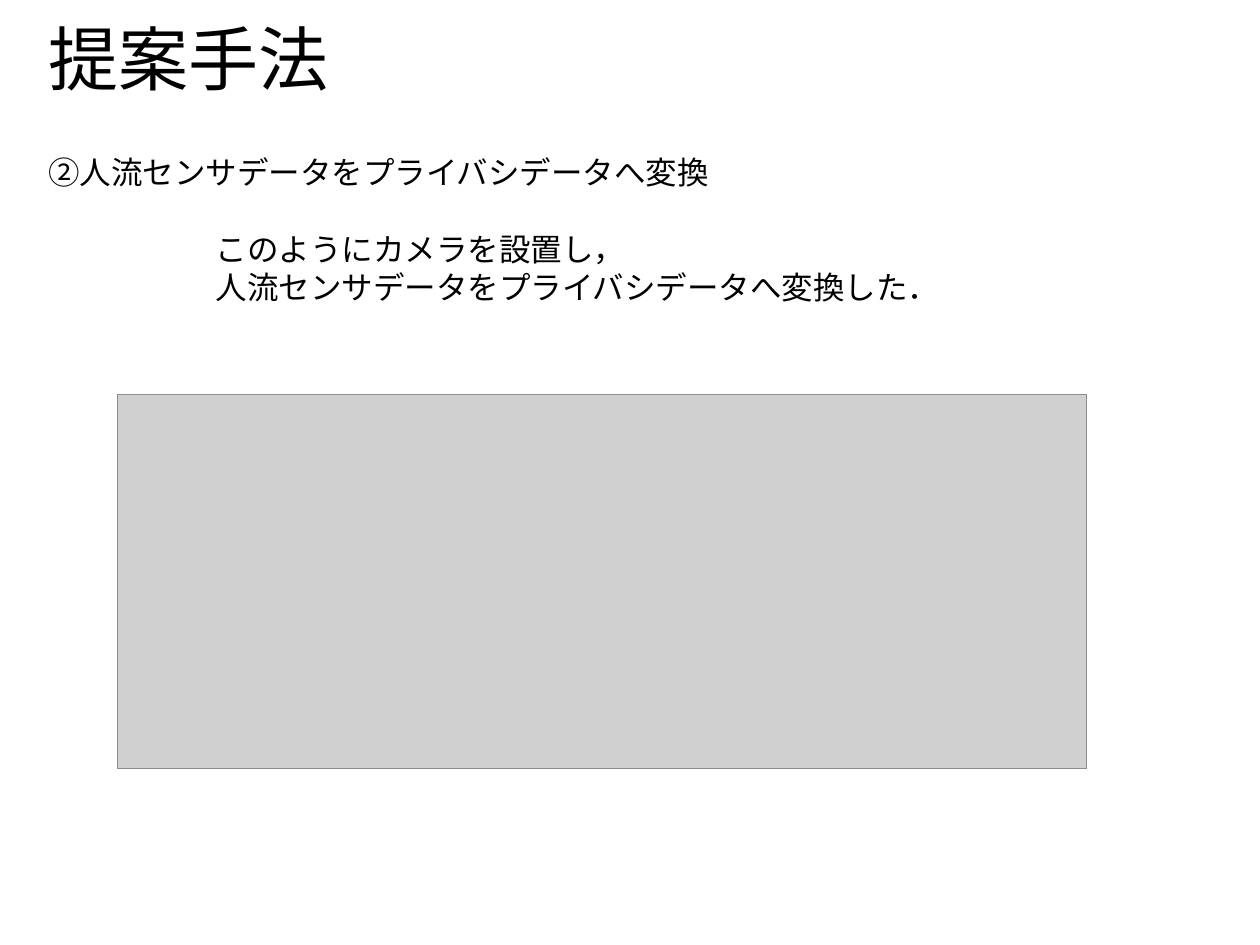
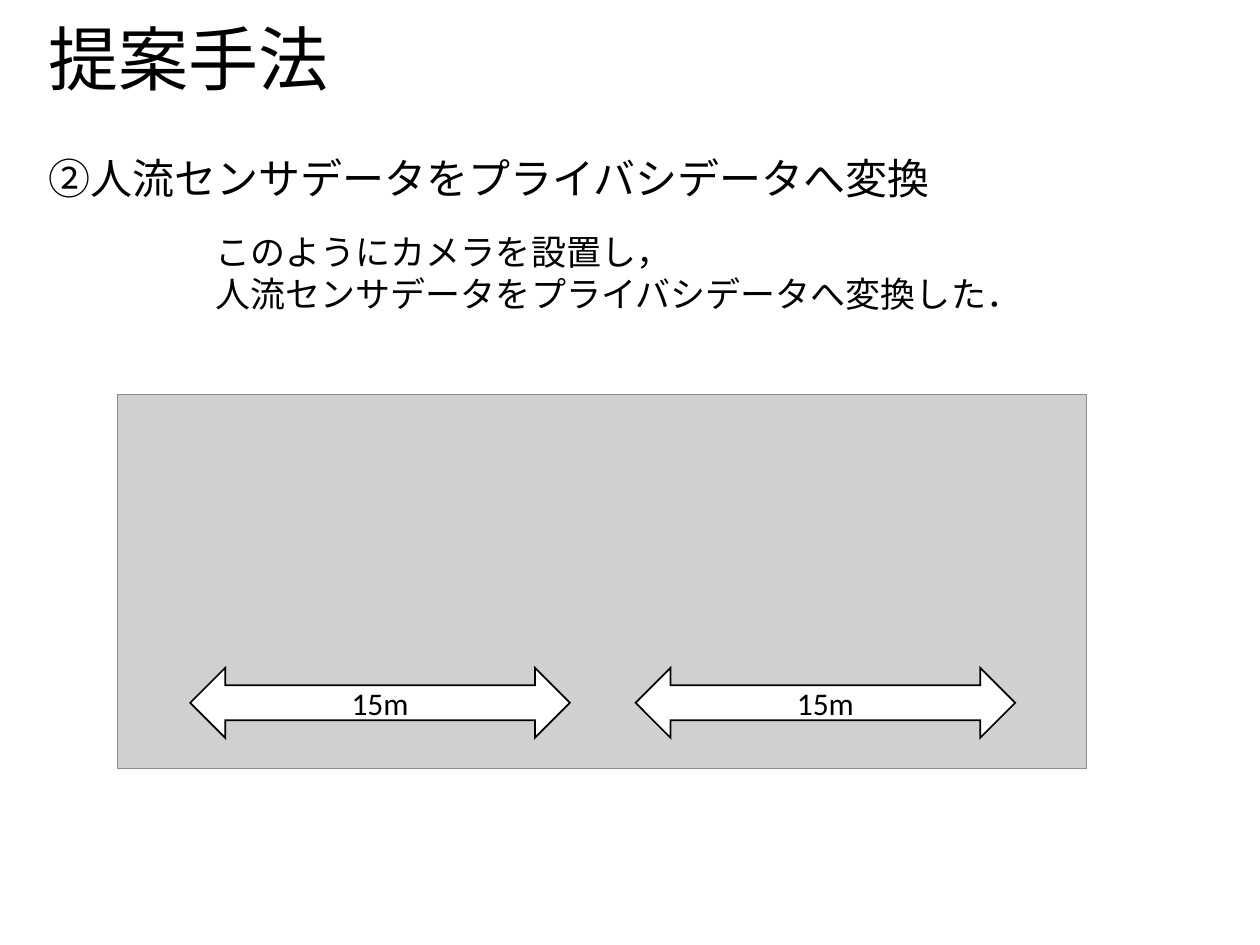
Before and after one commit to ao-megane/LplcOpenDataConverter, a slide deck: slide 7 of LplcOpenDataConverter/LplcOpenDataConverter/プレゼン/多地点カメラを用いた見守りサービスにおける第三者のプライバシデータ流出比の定量評価.pptx. Drawn at 1260x945 pixels with LibreOffice and Linux fonts; fonts in the diff are those of the drawing; grey boxes stand for pictures; background and template pictures are left out. Boxes give left, top, right and bottom in pixels: in the first picture for what was removed or moved away, otherwise in the second. Text is boxed around its words. In the diff, an @@ line names an element or a change of style, - is before the commit and + after.

```diff
--- a/LplcOpenDataConverter/LplcOpenDataConverter/プレゼン/多地点カメラを用いた見守りサービスにおける第三者のプライバシデータ流出比の定量評価.pptx
+++ b/LplcOpenDataConverter/LplcOpenDataConverter/プレゼン/多地点カメラを用いた見守りサービスにおける第三者のプライバシデータ流出比の定量評価.pptx
@@ text "②人流センサデータをプライバシデータへ変換" at (48, 158, 929, 198): size 18 to 24 pt @@
@@ text "このようにカメラを設置し， 人流センサデータをプライバシデータへ変換した．" at (216, 236, 1022, 310): size 18 to 20 pt @@
@@ left right arrow added at (190, 668, 570, 738), fill #FFFFFF, outline #000000 1 pt, 18 pt, text #000000 @@
+15m
@@ left right arrow added at (635, 668, 1014, 738), fill #FFFFFF, outline #000000 1 pt, 18 pt, text #000000 @@
+15m
```
Also in this commit, not shown: 11 other slides changed, 5 slides added, 1 slide removed, 1 other file.
